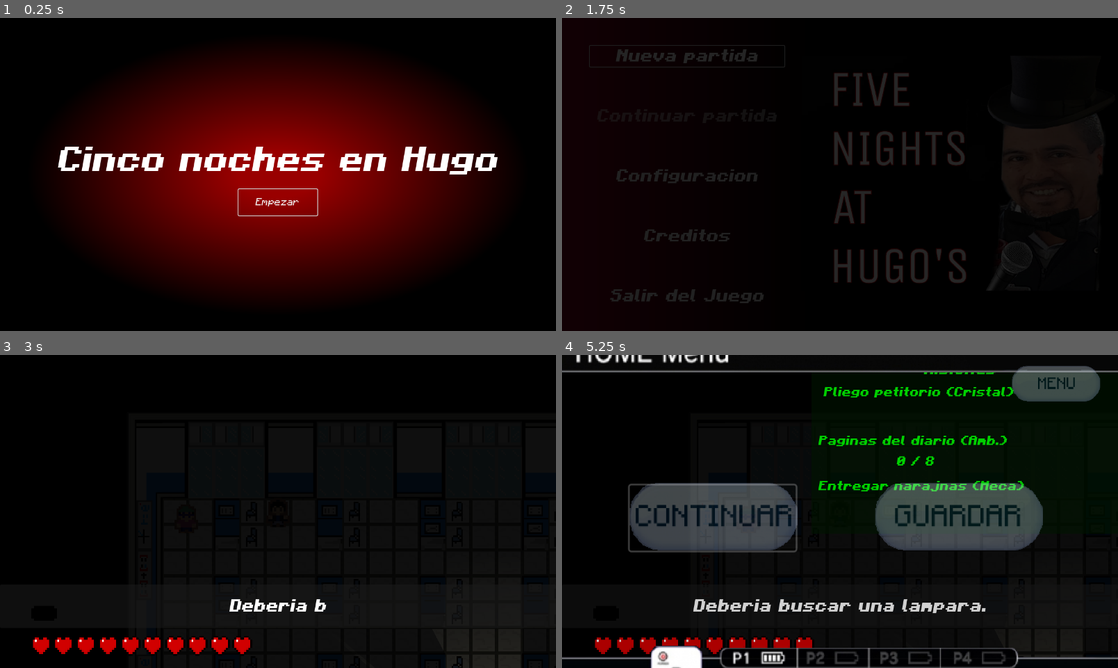
Above: before the commit, frames 1-4 (two rows, left to right).
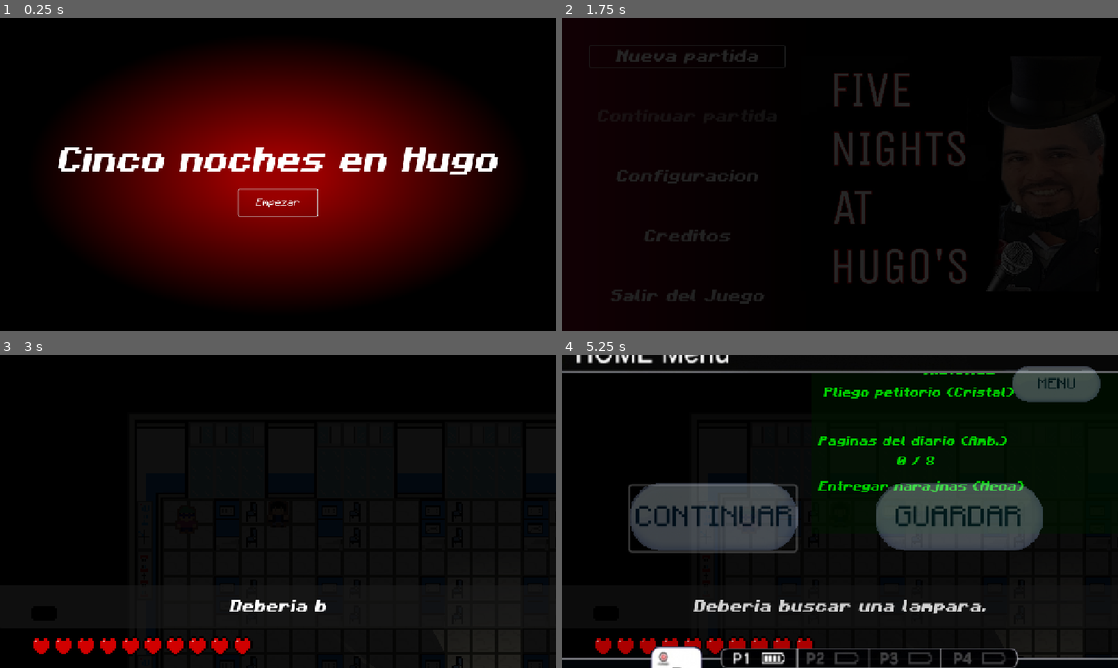
Above: after the commit, the same moments.

Repository: LaloSant/proyecto-topicos-fnaf
Game: Godot game, scene res://source/screens/menus/pant_intro.tscn
The game is run twice, just before and just after one commit, with the same random seed, the same clock (stepped at 60 frames per second) and the same inputs. Video files are missing from this copy of the repository; at most half a second of black plays in their place.
Inputs:
- Up to frame 1 (0.25 s): no input
- Up to frame 2 (1.75 s): click "Empezar" at 0.5 s; click "Empezar" at 1.25 s
- Up to frame 3 (3 s): tap Enter (ui_accept) at 2, 2.27 s; hold Right (ui_right) 2.03-2.78 s; hold Ctrl (CntlKey) 2.03-2.78 s; tap Q (TECLA_Q) at 2.75 s; hold Down (ui_down) from 2.78 s (still down); tap Shift (ShiftKey) at 2.85 s
- Up to frame 4 (5.25 s): tap Enter (ui_accept) at 3.02, 4.52 s; tap Q (TECLA_Q) at 3.5, 4.25, 5 s; release Down (ui_down) at 3.53 s; hold Right (ui_right) 3.53-4.28 s; hold E (TECLA_E) 3.53-4.28 s; hold Up (ui_up) 4.28-5.03 s; tap M (TECLA_M) at 4.35 s; hold Left (ui_left) from 5.03 s (still down); hold P (TECLA_P) from 5.03 s (still down)

The runs differ from the first frame. In frame 1, 1.0% of the frame differs, in the area x 10-90%, y 41-64%; in frame 2, 0.6%; in frame 3, 0.5%; in frame 4, 4.4%, in the area x 0-100%, y 0-100%.

Commit message:
Filepath

Diff:
--- a/config.cfg
+++ b/config.cfg
@@ -1,6 +1,6 @@
 [Lenguaje]
 
-lengua_activa="es"
+lengua_activa="en"
 
 [Personaje]
 
--- a/config.gd
+++ b/config.gd
@@ -8,7 +8,7 @@
 
 extends Node
 
-var file_path="res://config.cfg"
+var file_path = "res://config.cfg" if OS.get_name() == "Windows" else "user://config.cfg"
 var config = ConfigFile.new()
 
 func _ready() -> void:
--- /dev/null
+++ b/gamsesave.json
@@ -0,0 +1 @@
+{"contadorDia":0,"escenaActual":"","markerActual":3,"naranjas":false,"nombre":"Lalo","otorgar_naranjas":false,"paginas":[false,false,false,false,false,false,false,false],"pers_tieneLampara":false,"pliego":false,"salud":100,"torta":false}
--- a/project.godot
+++ b/project.godot
@@ -33,7 +33,7 @@
 
 window/size/viewport_width=1280
 window/size/viewport_height=720
-window/stretch/mode="viewport"
+window/stretch/mode="canvas_items"
 
 [global_group]
 
--- a/source/screens/juego/edifX/edificio_x.tscn
+++ b/source/screens/juego/edifX/edificio_x.tscn
@@ -4,7 +4,7 @@
 [ext_resource type="Script" uid="uid://7vxsatdtmkuv" path="res://source/screens/juego/edifX/edificio_x.gd" id="1_14eha"]
 [ext_resource type="PackedScene" uid="uid://ciyad5p3oge3u" path="res://source/componentes/personajes/base/personaje.tscn" id="2_gy42i"]
 [ext_resource type="AudioStream" uid="uid://cbd2m4qj3ej74" path="res://resources/audio/musica/Grupo Soñador en 8-Bit - El paso del gigante - VRC6 Famitracker.mp3" id="2_u7uiv"]
-[ext_resource type="PackedScene" uid="uid://bna2yasfy1opo" path="res://source/componentes/Tps/transportador.tscn" id="3_lsn7d"]
+[ext_resource type="PackedScene" uid="uid://bna2yasfy1opo" path="res://source/componentes/tps/transportador.tscn" id="3_lsn7d"]
 [ext_resource type="PackedScene" uid="uid://dfphplmv1hblj" path="res://source/singleton/transiciones/transicion.tscn" id="5_mt1od"]
 [ext_resource type="PackedScene" uid="uid://cqd88yxl6imvi" path="res://source/componentes/items/item_naranjas.tscn" id="7_0o0t4"]
 [ext_resource type="PackedScene" uid="uid://ck834551n2jko" path="res://source/componentes/items/item_torta.tscn" id="8_2q3wn"]
--- a/source/singleton/savefile.gd
+++ b/source/singleton/savefile.gd
@@ -8,6 +8,8 @@
 '''
 
 extends Node2D
+
+var file_path = "res://gamsesave.json" if OS.get_name() == "Windows" else "user://gamesave.json"
 
 func salva_partida():
 	var datos = {
@@ -24,16 +26,16 @@
 		"otorgar_naranjas":GLOBAL.otorgar_naranjas
 	}
 	var jsonString = JSON.stringify(datos)
-	if !FileAccess.file_exists("res://gamesave.json"):
+	if !FileAccess.file_exists(file_path):
 		pass
-	var jsonFile = FileAccess.open("res://gamesave.json", FileAccess.WRITE)
+	var jsonFile = FileAccess.open(file_path, FileAccess.WRITE)
 	jsonFile.store_line(jsonString)
 	jsonFile.close()
 
 func carga_partida():
-	if !FileAccess.file_exists("res://gamesave.json"):
+	if !FileAccess.file_exists(file_path):
 		return false
-	var jsonFile = FileAccess.open("res://gamesave.json", FileAccess.READ)
+	var jsonFile = FileAccess.open(file_path, FileAccess.READ)
 	var jsonString=jsonFile.get_as_text()
 	jsonFile.close()
 	var datos=JSON.parse_string(jsonString)
@@ -54,5 +56,5 @@
 	GLOBAL.pers_nombre = datos.nombre
 
 func elimina_partida():
-	if FileAccess.file_exists("res://gamesave.json"):
-		DirAccess.remove_absolute("res://gamesave.json")
+	if FileAccess.file_exists(file_path):
+		DirAccess.remove_absolute(file_path)
